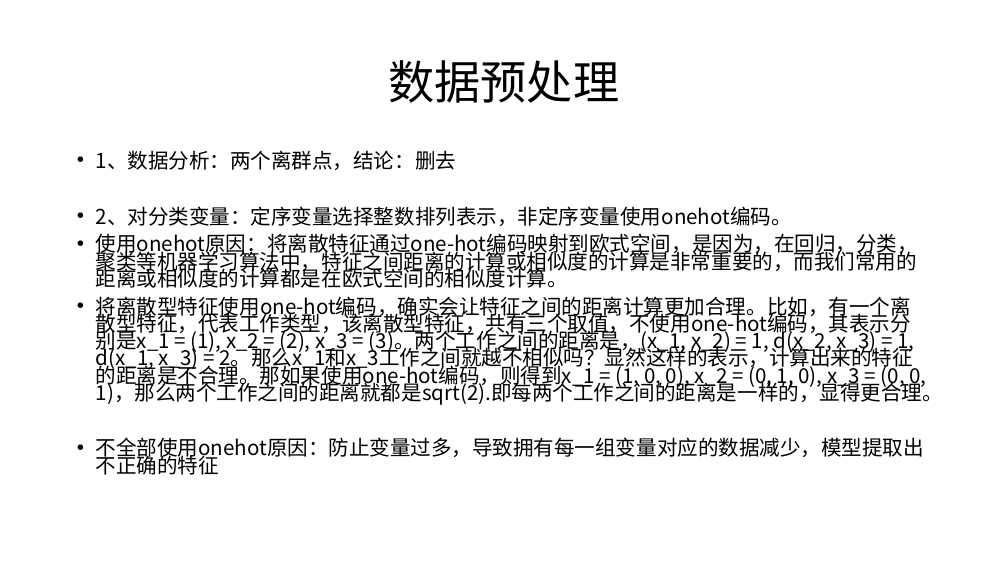
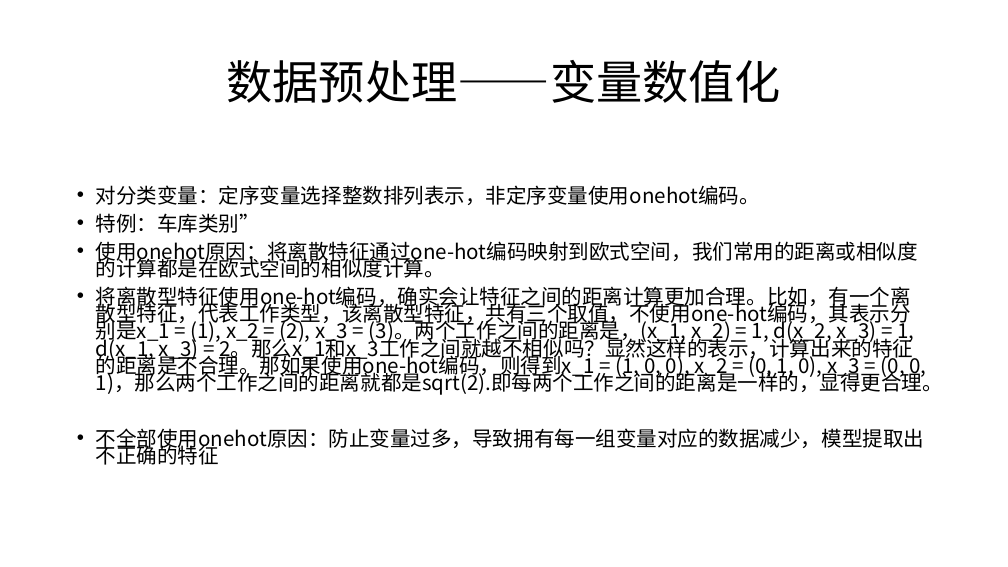
Before and after one commit to LZKPKU/-, a slide deck: slide 5 of 期末报告.pptx (slide 2 before the commit). Drawn at 1008x567 pixels with LibreOffice and Linux fonts; fonts in the diff are those of the drawing. Boxes give left, top, right and bottom in pixels: in the first picture for what was removed or moved away, otherwise in the second. Text is boxed around its words. In the diff, an @@ line names an element or a change of style, - is before the commit and + after.

```diff
--- a/期末报告.pptx
+++ b/期末报告.pptx
@@ title at (227, 60, 782, 103): text changed @@
-数据预处理
+数据预处理——变量数值化
@@ text at (96, 185, 918, 278): text changed @@
-• 1、数据分析：两个离群点，结论：删去
-• 2、对分类变量：定序变量选择整数排列表示，非定序变量使用onehot编码。
-• 使用onehot原因：将离散特征通过one-hot编码映射到欧式空间，是因为，在回归，分类，聚类等机器学习算法中，特征之间距离的计算或相似度的计算是非常重要的，而我们常用的距离或相似度的计算都是在欧式空间的相似度计算。
+• 对分类变量：定序变量选择整数排列表示，非定序变量使用onehot编码。
+• 特例：车库类别”
+• 使用onehot原因：将离散特征通过one-hot编码映射到欧式空间，我们常用的距离或相似度的计算都是在欧式空间的相似度计算。
```
Also in this commit, not shown: 20 other slides changed, 6 slides added.
